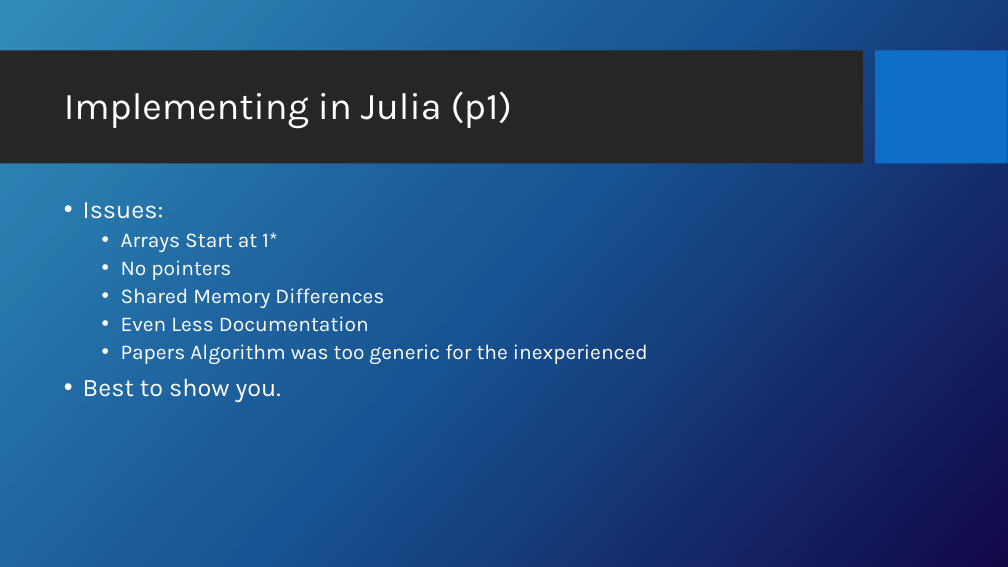
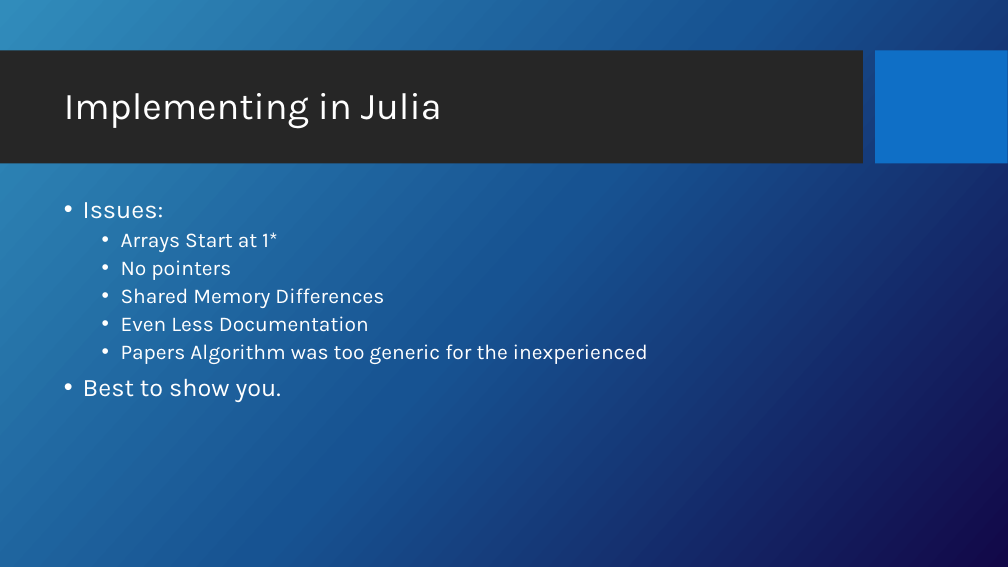
Before and after one commit to osterhoutan-UofU/Ge-SpMM_Julia_test, a slide deck: slide 7 of Ge-SpMM_julia.pptx. Drawn at 1008x567 pixels with LibreOffice and Linux fonts; fonts in the diff are those of the drawing; background and template pictures are left out. Boxes give left, top, right and bottom in pixels: in the first picture for what was removed or moved away, otherwise in the second. Text is boxed around its words. In the diff, an @@ line names an element or a change of style, - is before the commit and + after.

```diff
--- a/Ge-SpMM_julia.pptx
+++ b/Ge-SpMM_julia.pptx
@@ title at (x1=64, y1=93, x2=442, y2=128): text changed @@
-Implementing in Julia (p1)
+Implementing in Julia
```
Also in this commit, not shown: 15 other files.
